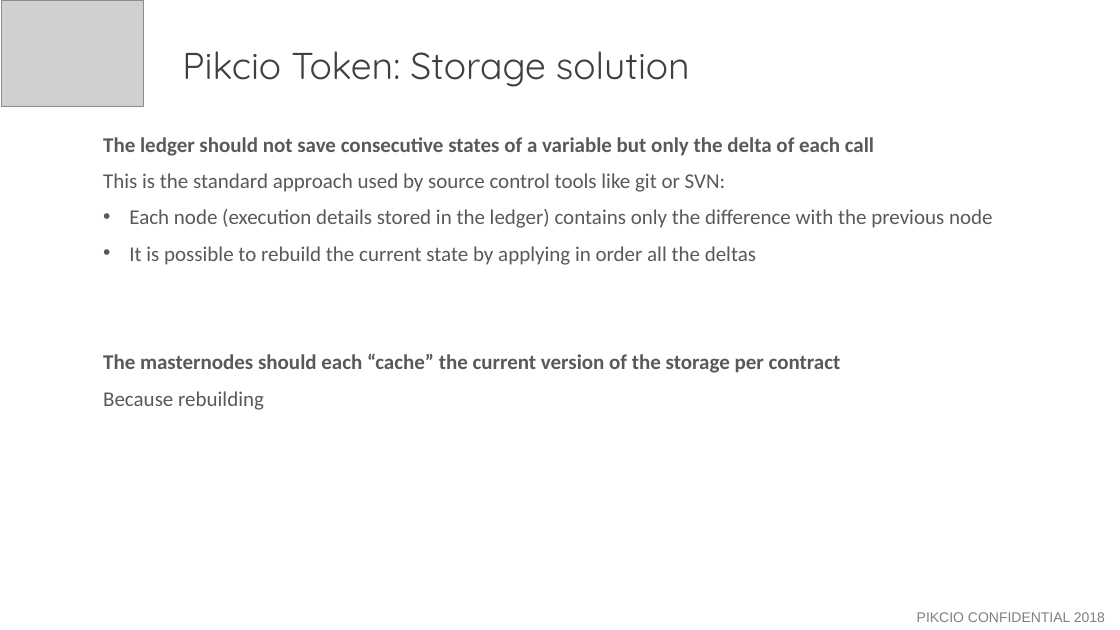
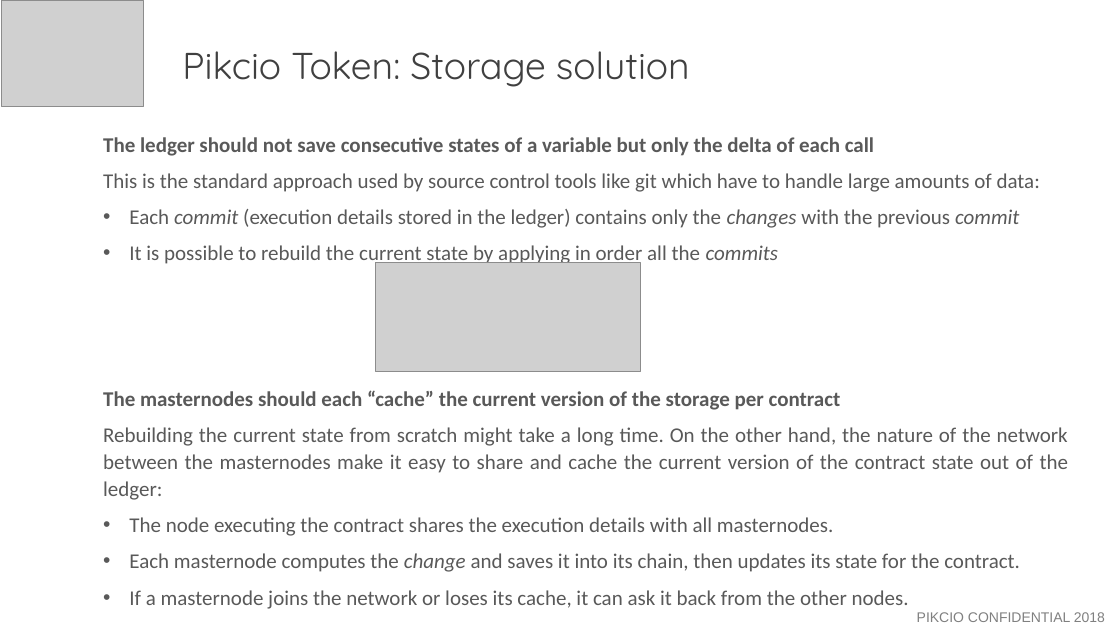
Before and after one commit to thibault-yellowstones/pikcio-tokens, a slide deck: slide 15 of Pikcio_tokens.pptx. Drawn at 1120x630 pixels with LibreOffice and Linux fonts; fonts in the diff are those of the drawing; grey boxes stand for pictures. Boxes give left, top, right and bottom in pixels: in the first picture for what was removed or moved away, otherwise in the second. Text is boxed around its words. In the diff, an @@ line names an element or a change of style, - is before the commit and + after.

Commit message:
updated PPT.

```diff
--- a/Pikcio_tokens.pptx
+++ b/Pikcio_tokens.pptx
@@ text at box(103, 173, 1040, 267): text changed @@
-This is the standard approach used by source control tools like git or SVN:
-• Each node (execution details stored in the ledger) contains only the difference with the previous node
-• It is possible to rebuild the current state by applying in order all the deltas
+This is the standard approach used by source control tools like git which have to handle large amounts of data:
+• Each commit (execution details stored in the ledger) contains only the changes with the previous commit
+• It is possible to rebuild the current state by applying in order all the commits
@@ picture added at box(376, 263, 639, 372) @@
@@ text at box(103, 427, 1068, 609): text changed @@
-Because rebuilding
+Rebuilding the current state from scratch might take a long time. On the other hand, the nature of the network between the masternodes make it easy to share and cache the current version of the contract state out of the ledger:
+• The node executing the contract shares the execution details with all masternodes.
+• Each masternode computes the change and saves it into its chain, then updates its state for the contract.
+• If a masternode joins the network or loses its cache, it can ask it back from the other nodes.
```
Also in this commit, not shown: 1 other slide changed.
